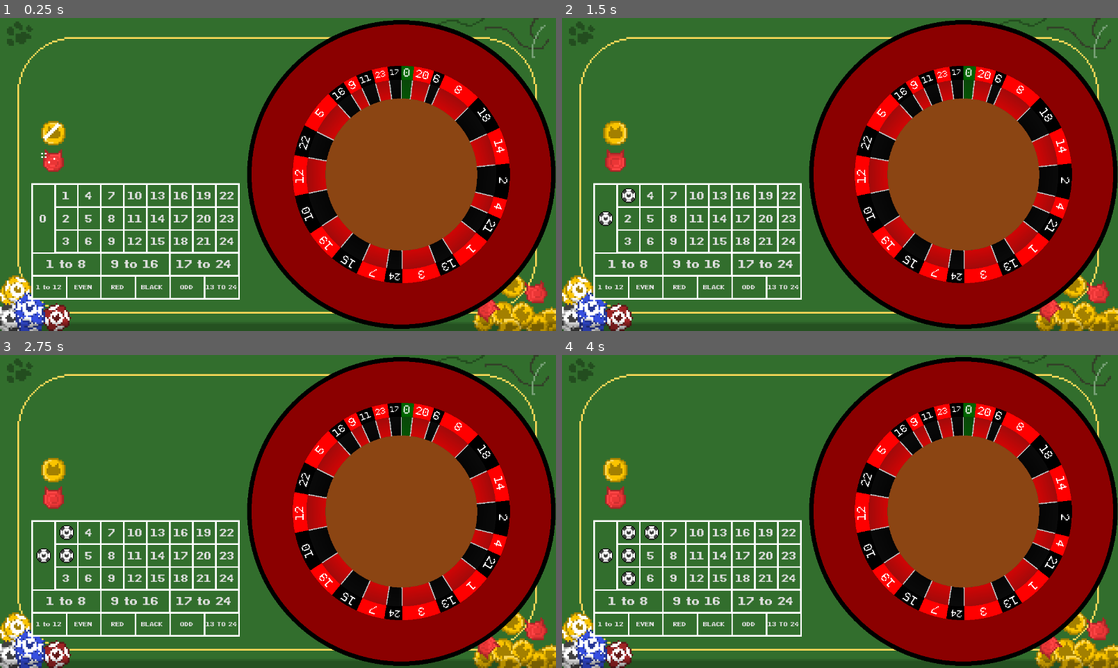
Above: before the commit, frames 1-4 (two rows, left to right).
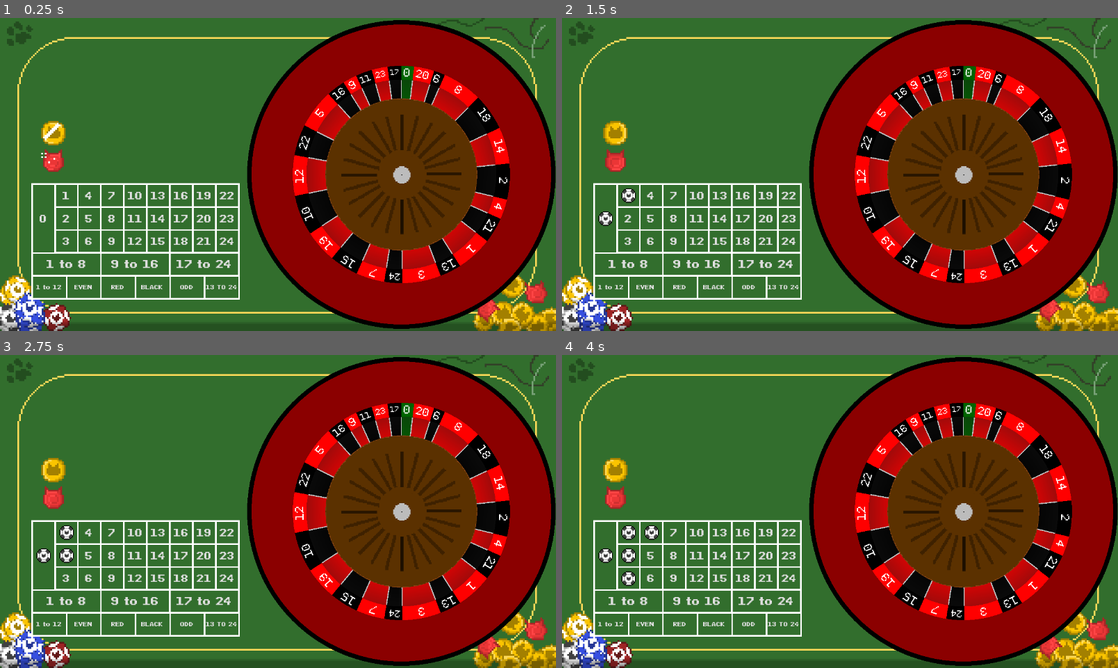
Above: after the commit, the same moments.

Repository: DuneRanger/Very-Serious-GameJam-2026
Game: Godot game, scene res://scenes/game/game_scene/game_scene.tscn
The game is run twice, just before and just after one commit, with the same random seed, the same clock (stepped at 60 frames per second) and the same inputs. Sound files missing from this copy of the repository are replaced by a short silence.
Inputs:
- Up to frame 1 (0.25 s): no input
- Up to frame 2 (1.5 s): click "0" at 0.5 s; click "1" at 1.25 s
- Up to frame 3 (2.75 s): click "2" at 2 s
- Up to frame 4 (4 s): click "3" at 2.75 s; click "4" at 3.5 s

The runs differ from the first frame. In frame 1, 10% of the frame differs, in the area x 58-86%, y 25-75%; in frame 2, 10%; in frame 3, 10%; in frame 4, 10%.
Error before the commit: Attempt to call function 'apply_scale' in base 'null instance' on a null instance. (res://scenes/game/game_scene/roulette/roulette.gd:129)

Commit message:
Add wheel texture in scene

Diff:
--- a/scenes/game/game_scene/roulette/roulette.tscn
+++ b/scenes/game/game_scene/roulette/roulette.tscn
@@ -1,7 +1,12 @@
 [gd_scene format=3 uid="uid://7jo8gxcpa6u"]
 
 [ext_resource type="Script" uid="uid://3w7s26bt65ui" path="res://scenes/game/game_scene/roulette/roulette.gd" id="1_33j12"]
+[ext_resource type="Texture2D" uid="uid://b21jyti71xxkg" path="res://assets/textures/test.png" id="2_at72p"]
 
 [node name="Roulette" type="Node2D" unique_id=574874280]
 scale = Vector2(0.5, 0.5)
 script = ExtResource("1_33j12")
+
+[node name="inner_wheel_sprite" type="Sprite2D" parent="." unique_id=2016433767]
+z_index = 1
+texture = ExtResource("2_at72p")
